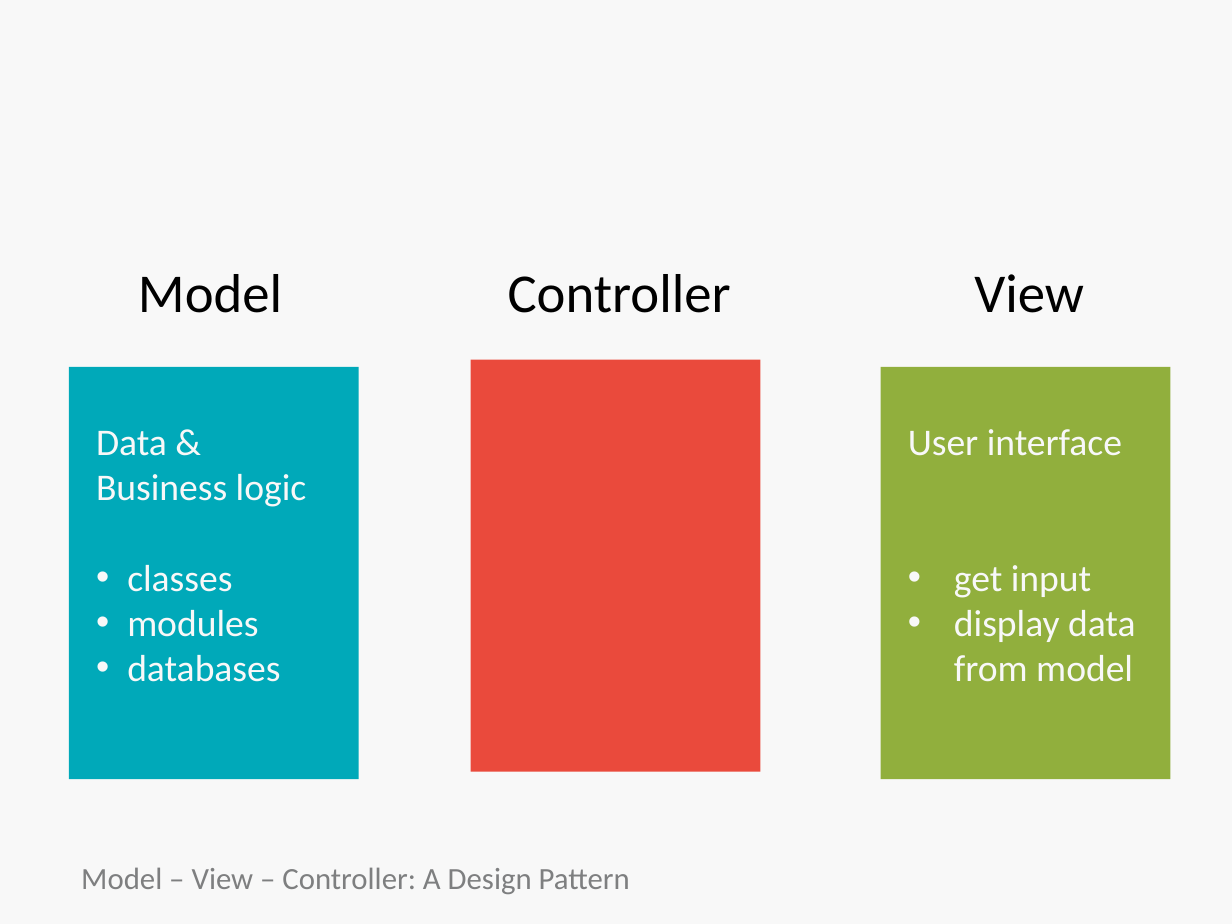
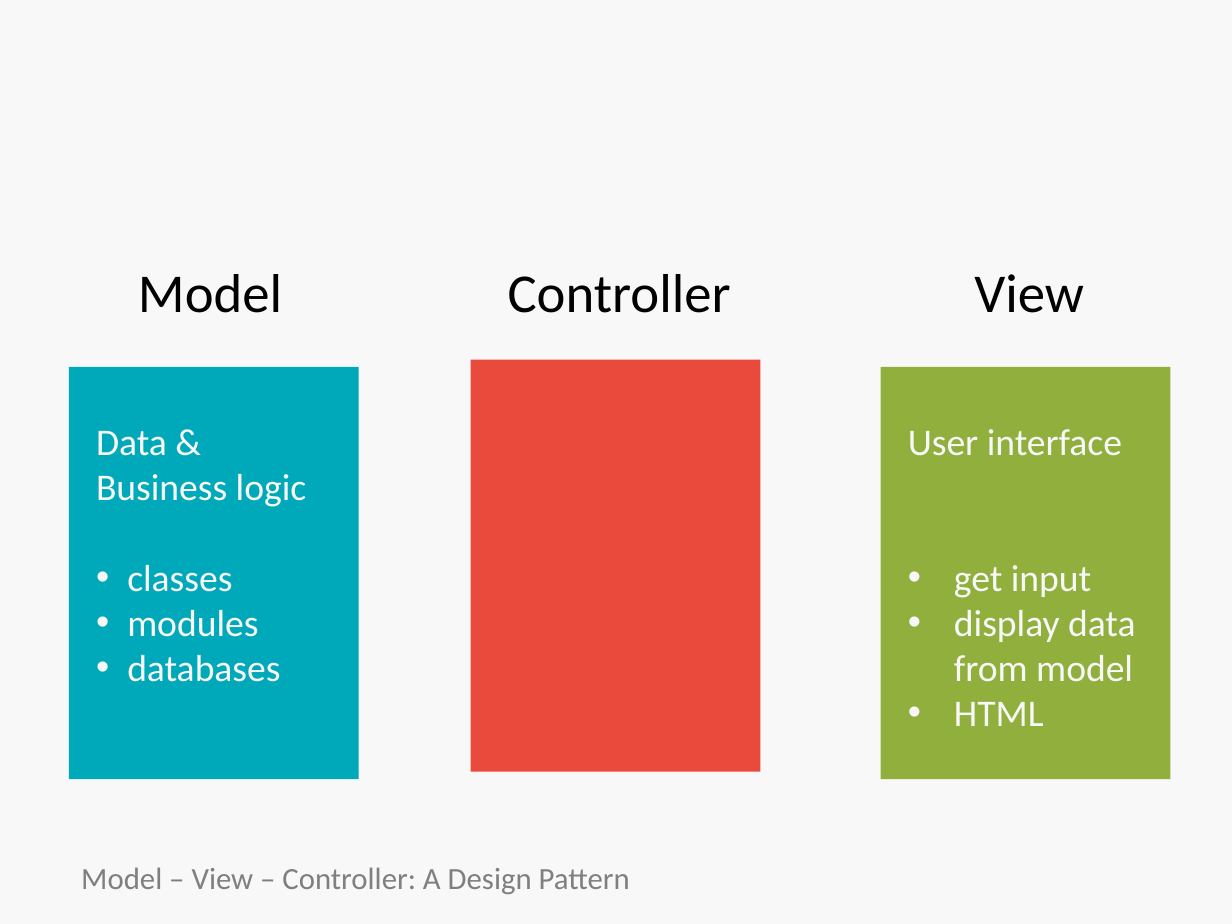
Before and after one commit to bootcoder/lectures, a slide deck: slide 17 of 1phase/ruby-mvc-single-res/HT-MVC.pptx. Drawn at 1232x924 pixels with LibreOffice and Linux fonts; fonts in the diff are those of the drawing; background and template pictures are left out. Boxes give left, top, right and bottom in pixels: in the first picture for what was removed or moved away, otherwise in the second. Text is boxed around its words. In the diff, an @@ line names an element or a change of style, - is before the commit and + after.

```diff
--- a/1phase/ruby-mvc-single-res/HT-MVC.pptx
+++ b/1phase/ruby-mvc-single-res/HT-MVC.pptx
@@ text in rectangle at <box>954,702,1044,726</box>: paragraph added @@
+• HTML
```
Also in this commit, not shown: 5 other slides changed, 1 other file.
